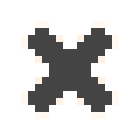
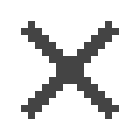
Layer changes from the first (140, 140) image to the second:
painted on "Background" over [21, 21, 119, 119]
